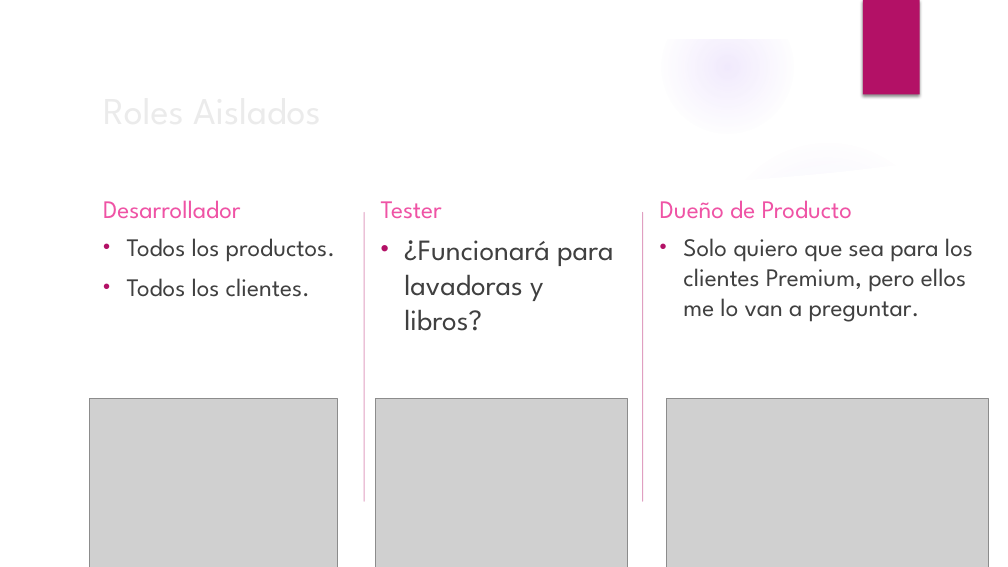
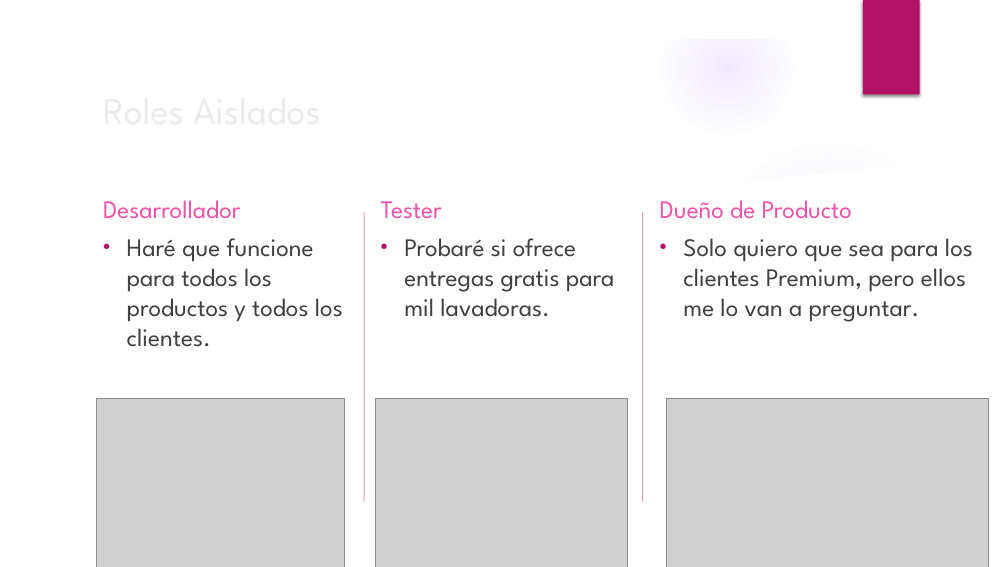
Before and after one commit to oscarcenteno/charla-especificacion-por-ejemplos, a slide deck: slide 5 of Especificacion por Ejemplos.pptx. Drawn at 1008x567 pixels with LibreOffice and Linux fonts; fonts in the diff are those of the drawing; grey boxes stand for pictures; background and template pictures are left out. Boxes give left, top, right and bottom in pixels: in the first picture for what was removed or moved away, otherwise in the second. Text is boxed around its words. In the diff, an @@ line names an element or a change of style, - is before the commit and + after.

Commit message:
Mejoro ejemplo de Entregas Gratuitas. Configuro OpenCover y Coveralls.io

```diff
--- a/Especificacion por Ejemplos.pptx
+++ b/Especificacion por Ejemplos.pptx
@@ text at (127, 238, 343, 347): text changed @@
-• Todos los productos.
-• Todos los clientes.
+• Haré que funcione para todos los productos y todos los clientes.
@@ text at (404, 238, 614, 317): text changed; size 28 to 24 pt @@
-• ¿Funcionará para lavadoras y libros?
+• Probaré si ofrece entregas gratis para mil lavadoras.
@@ picture: place and size @@
-picture at (89, 399, 337, 567)
+picture at (96, 399, 344, 567)
```
Also in this commit, not shown: 6 other slides changed, 1 slide added, 53 other files.
